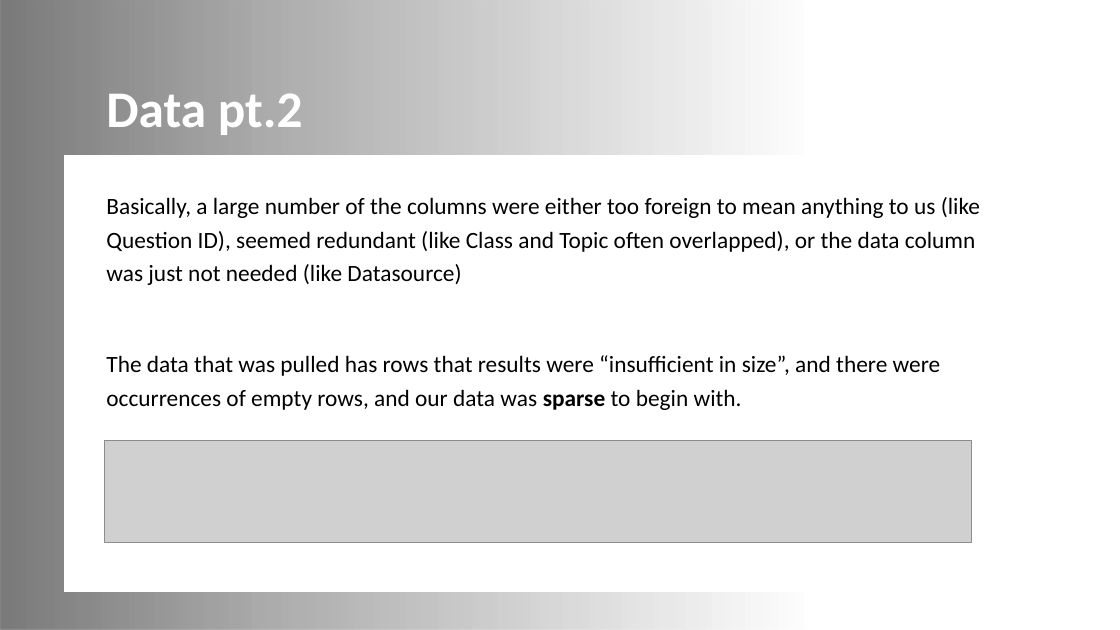
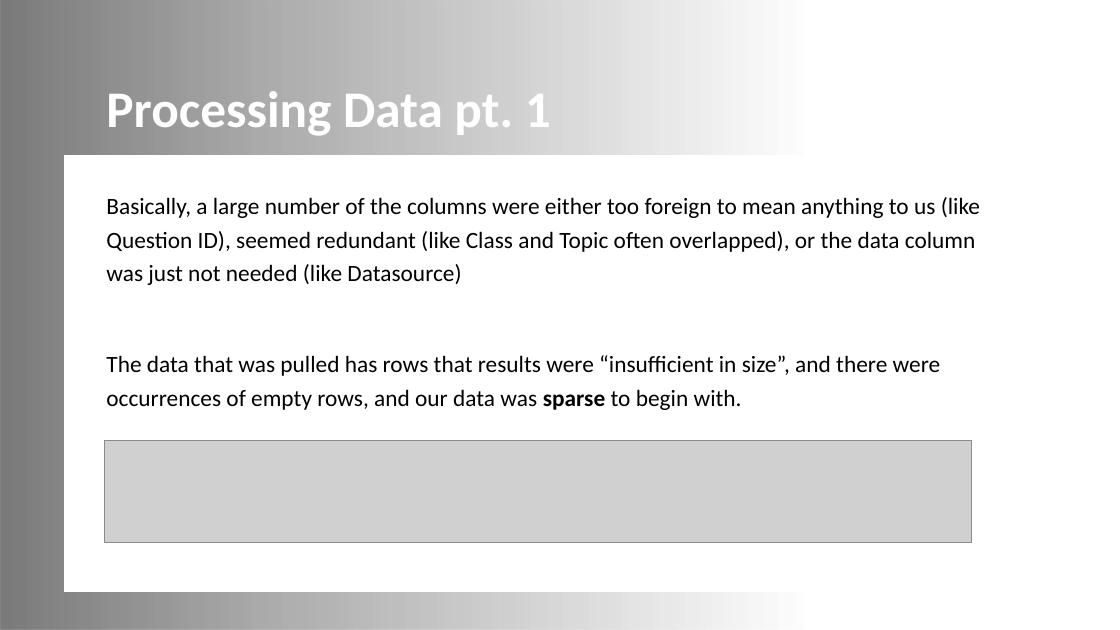
Before and after one commit to HudsonIAState/DS202Final, a slide deck: slide 4 of American Health Final Presentation DS202.pptx. Drawn at 1120x630 pixels with LibreOffice and Linux fonts; fonts in the diff are those of the drawing; grey boxes stand for pictures; background and template pictures are left out. Boxes give left, top, right and bottom in pixels: in the first picture for what was removed or moved away, otherwise in the second. Text is boxed around its words. In the diff, an @@ line names an element or a change of style, - is before the commit and + after.

```diff
--- a/American Health Final Presentation DS202.pptx
+++ b/American Health Final Presentation DS202.pptx
@@ title at (106,91,551,136): text changed @@
-Data pt.2
+Processing Data pt. 1
```
Also in this commit, not shown: 4 other slides changed, 1 other file.
